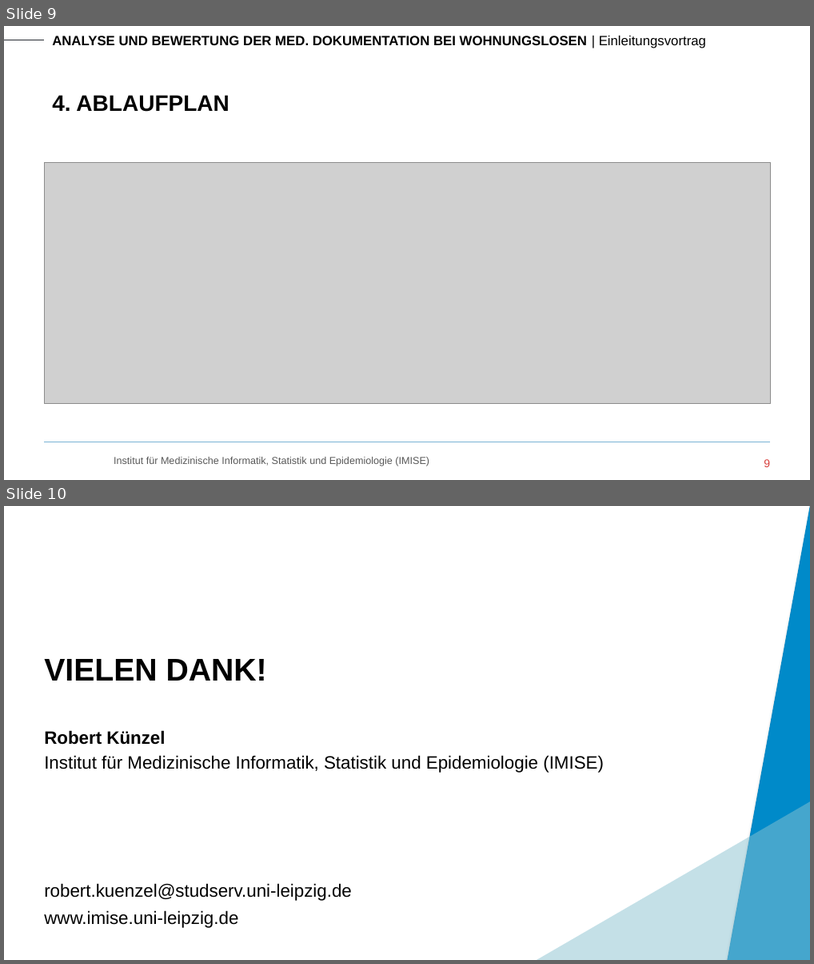
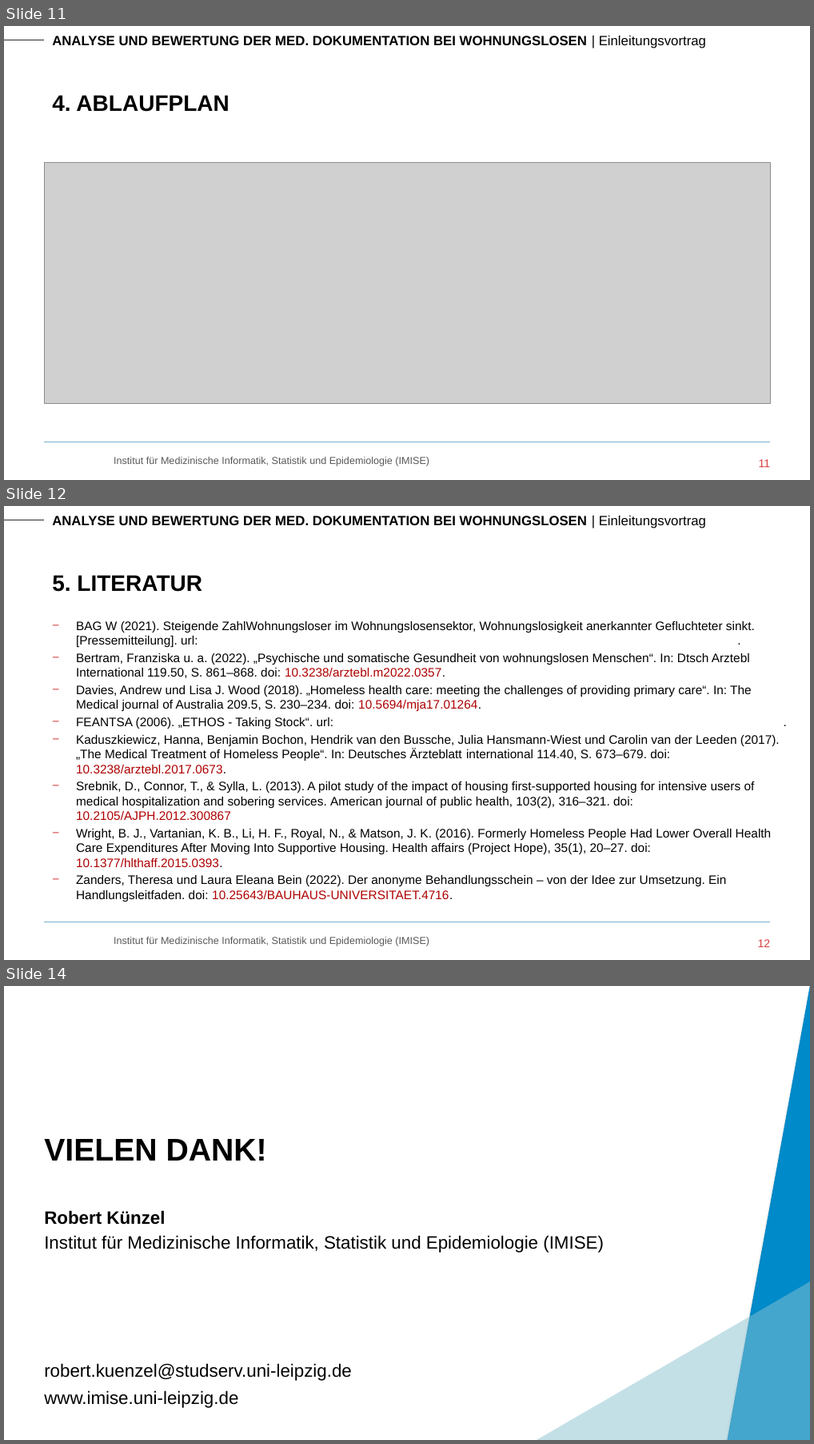
Before and after one commit to RoKuen/masterthesis, a slide deck: Presentations/1_presentation.pptx. Shown one above the other, each under a label of ours: slides 9 and 10 before the commit, slides 11, 12 and 14 after it; the slides between them are not shown. The pictures are 814x964 and 814x1444 pixels, drawn with LibreOffice and Linux fonts; fonts in the diff are those of the drawing; grey boxes stand for pictures; background and template pictures are left out. Boxes give left, top, right and bottom in pixels: in the first picture for what was removed or moved away, otherwise in the second. Text is boxed around its words. In the diff, an @@ line names an element or a change of style, - is before the commit and + after.

```diff
--- a/Presentations/1_presentation.pptx
+++ b/Presentations/1_presentation.pptx
@@ slide 12 added at (4, 506, 810, 960), background #FFFFFF; not listed: 4 template elements that a slide beside it also shows @@
@@ title added at (52, 575, 202, 592), 20 pt, text #000000, bold @@
+5. LITERATUR
@@ text added at (76, 621, 787, 901), 11 pt, text #000000 @@
+− BAG W (2021). Steigende ZahlWohnungsloser im Wohnungslosensektor, Wohnungslosigkeit anerkannter Gefluchteter sinkt. [Pressemitteilung]. url: https://www.bagw.de/fileadmin/bagw/media/Doc/PRM/PRM_2021_12_21_BAGW_Schaetzung.pdf.
+− Bertram, Franziska u. a. (2022). „Psychische und somatische Gesundheit von wohnungslosen Menschen“. In: Dtsch Arztebl International 119.50, S. 861–868. doi: 10.3238/arztebl.m2022.0357.
+− Davies, Andrew und Lisa J. Wood (2018). „Homeless health care: meeting the challenges of providing primary care“. In: The Medical journal of Australia 209.5, S. 230–234. doi: 10.5694/mja17.01264.
+− FEANTSA (2006). „ETHOS - Taking Stock“. url: https://www.feantsa.org/public/user/Resources/resources/ethospaper2006.pdf.pdf.
+− Kaduszkiewicz, Hanna, Benjamin Bochon, Hendrik van den Bussche, Julia Hansmann-Wiest und Carolin van der Leeden (2017). „The Medical Treatment of Homeless People“. In: Deutsches Ärzteblatt international 114.40, S. 673–679. doi: 10.3238/arztebl.2017.0673.
+− Srebnik, D., Connor, T., & Sylla, L. (2013). A pilot study of the impact of housing first-supported housing for intensive users of medical hospitalization and sobering services. American journal of public health, 103(2), 316–321. doi: 10.2105/AJPH.2012.300867
+− Wright, B. J., Vartanian, K. B., Li, H. F., Royal, N., & Matson, J. K. (2016). Formerly Homeless People Had Lower Overall Health Care Expenditures After Moving Into Supportive Housing. Health affairs (Project Hope), 35(1), 20–27. doi: 10.1377/hlthaff.2015.0393.
+− Zanders, Theresa und Laura Eleana Bein (2022). Der anonyme Behandlungsschein – von der Idee zur Umsetzung. Ein Handlungsleitfaden. doi: 10.25643/BAUHAUS-UNIVERSITAET.4716.
@@ page number added at (758, 939, 771, 947), 10 pt, text #D8413E @@
+12
@@ what was slide 9 is now slide 11 @@
@@ page number at (759, 459, 770, 467): text changed @@
-9
+11
@@ what was slide 10 is now slide 14 @@
```
Also in this commit, not shown: 7 slides changed, 3 other slides added.
